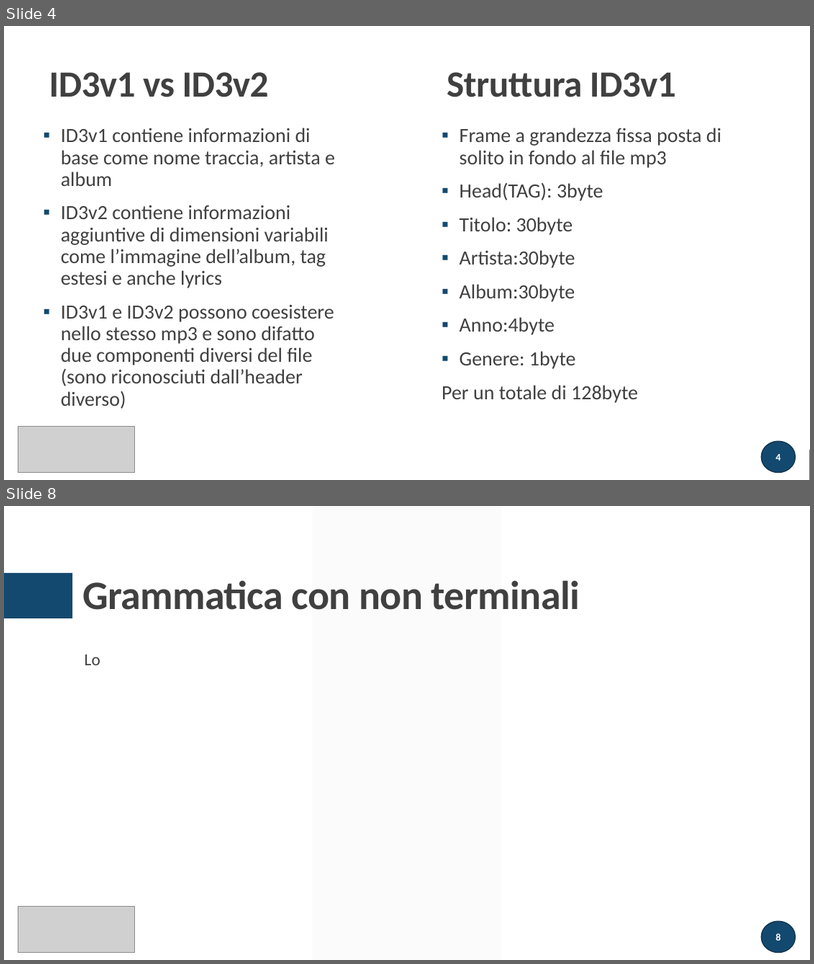
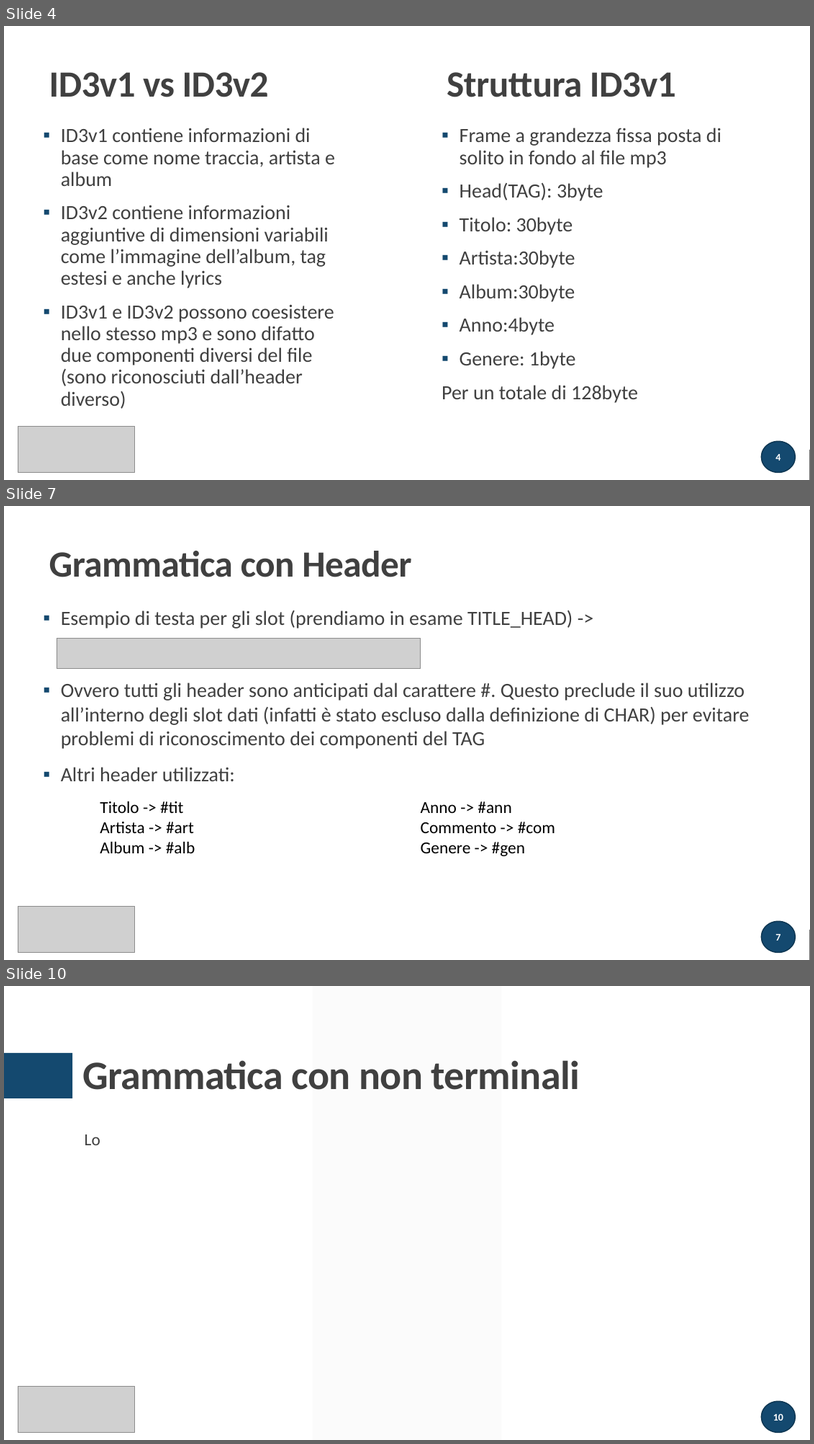
Before and after one commit to atusghen/SimpleID3, a slide deck: presentazione.pptx. Shown one above the other, each under a label of ours: slides 4 and 8 before the commit, slides 4, 7 and 10 after it; the slides between them are not shown. The pictures are 814x964 and 814x1444 pixels, drawn with LibreOffice and Linux fonts; fonts in the diff are those of the drawing; grey boxes stand for pictures. Boxes give left, top, right and bottom in pixels: in the first picture for what was removed or moved away, otherwise in the second. Text is boxed around its words. In the diff, an @@ line names an element or a change of style, - is before the commit and + after.

```diff
--- a/presentazione.pptx
+++ b/presentazione.pptx
@@ slide 7 added at box(4, 506, 810, 960), background #FFFFFF; not listed: 1 template element that a slide beside it also shows @@
@@ rectangle added at box(4, 506, 810, 960), fill #FFFFFF @@
@@ title added at box(49, 551, 412, 577), 44 pt, text #404040, bold @@
+Grammatica con Header
@@ text added at box(61, 610, 750, 781), 24 pt, text #404040 @@
+▪ Esempio di testa per gli slot (prendiamo in esame TITLE_HEAD) ->
+▪ Ovvero tutti gli header sono anticipati dal carattere #. Questo preclude il suo utilizzo all’interno degli slot dati (infatti è stato escluso dalla definizione di CHAR) per evitare problemi di riconoscimento dei componenti del TAG
+▪ Altri header utilizzati:
@@ picture added at box(57, 638, 421, 669) @@
@@ rectangle added at box(44, 670, 239, 700), fill #FFFFFF, outline #FFFFFF 1.25 pt @@
@@ line added from (44, 680) to (231, 680), #404040 1 pt @@
@@ text added at box(100, 800, 556, 856), 20 pt, text #000000 @@
+Titolo -> #tit
+Artista -> #art
+Album -> #alb
+Anno -> #ann
+Commento -> #com
+Genere -> #gen
@@ picture added at box(18, 906, 135, 952) @@
@@ rectangle added at box(4, 929, 810, 960), fill #262626 @@
@@ page number added at box(762, 921, 796, 952), fill #14496F, outline #0F3652 1.25 pt, 12 pt, text #FFFFFF, bold @@
+7
@@ what was slide 8 is now slide 10 @@
@@ page number at box(774, 1414, 784, 1420): text changed @@
-8
+10
```
Also in this commit, not shown: 4 slides changed, 3 other slides added, 6 slides removed, 4 other files.
